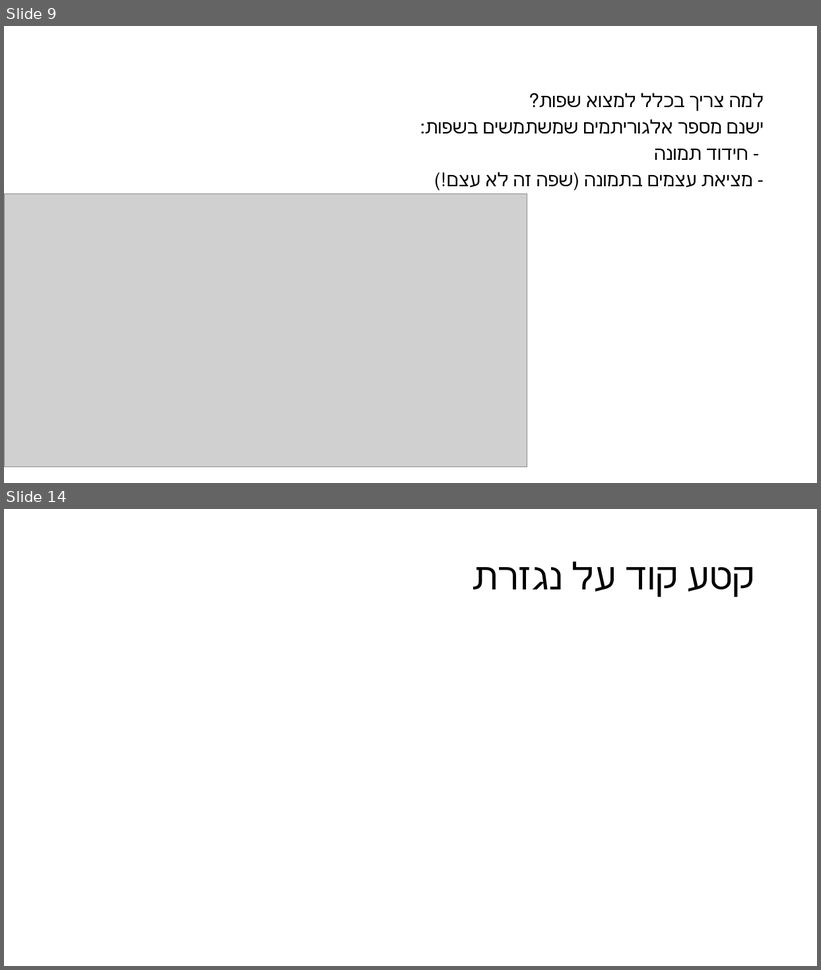
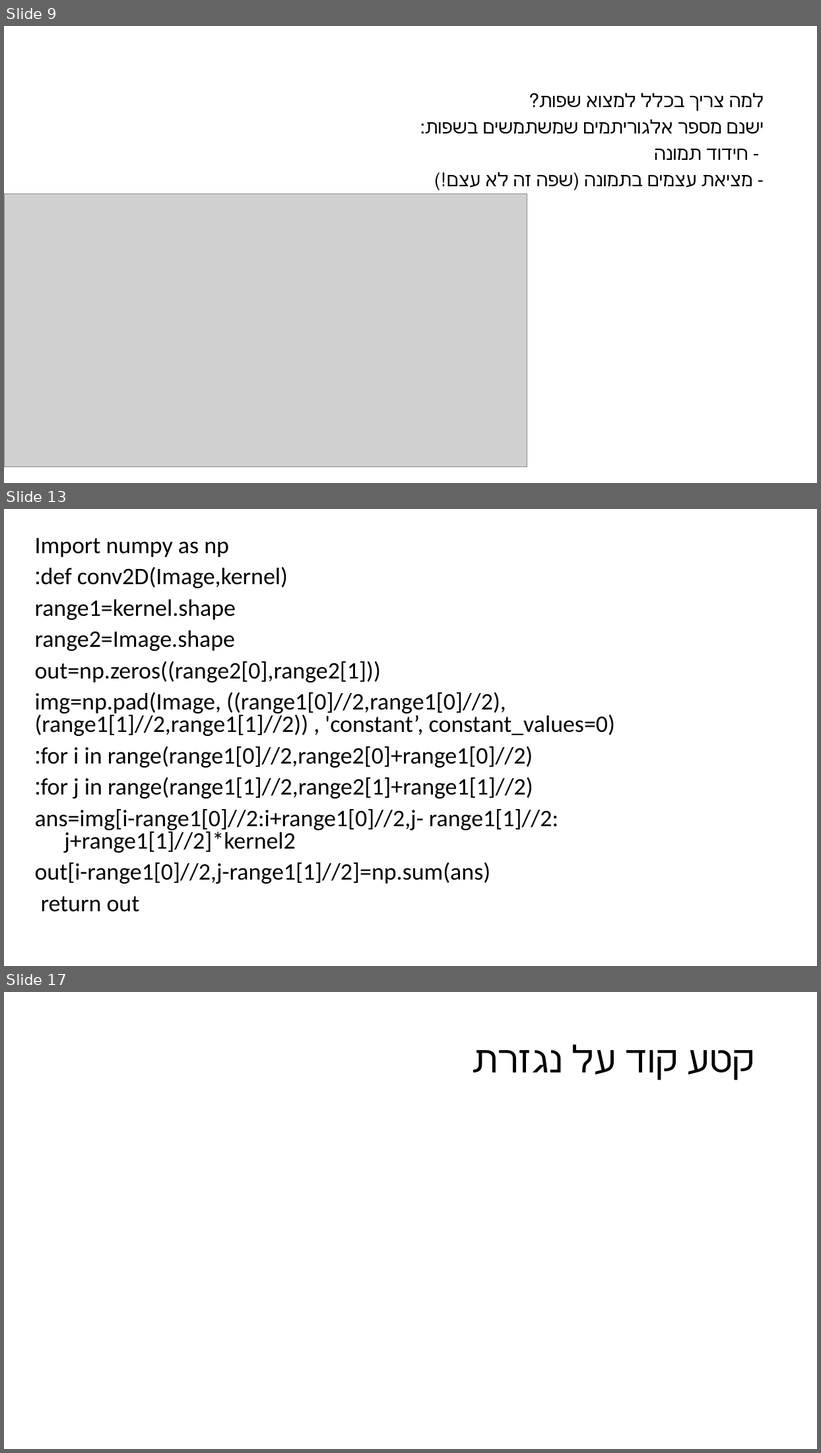
Before and after one commit to benyamindarmoni/Edge-Detection, a slide deck: מצגת.pptx. Shown one above the other, each under a label of ours: slides 9 and 14 before the commit, slides 9, 13 and 17 after it; the slides between them are not shown. The pictures are 821x970 and 821x1453 pixels, drawn with LibreOffice and Linux fonts; fonts in the diff are those of the drawing; grey boxes stand for pictures. Boxes give left, top, right and bottom in pixels: in the first picture for what was removed or moved away, otherwise in the second. Text is boxed around its words. In the diff, an @@ line names an element or a change of style, - is before the commit and + after.

```diff
--- a/מצגת.pptx
+++ b/מצגת.pptx
@@ slide 13 added at [4,509,817,966], background #FFFFFF @@
@@ text added at [35,538,615,912], 28 pt, text #000000 @@
+Import numpy as np
+def conv2D(Image,kernel):
+range1=kernel.shape
+range2=Image.shape
+out=np.zeros((range2[0],range2[1]))
+img=np.pad(Image, ((range1[0]//2,range1[0]//2), (range1[1]//2,range1[1]//2)) , 'constant’, constant_values=0)
+for i in range(range1[0]//2,range2[0]+range1[0]//2):
+for j in range(range1[1]//2,range2[1]+range1[1]//2):
+ans=img[i-range1[0]//2:i+range1[0]//2,j- range1[1]//2: j+range1[1]//2]*kernel2
+out[i-range1[0]//2,j-range1[1]//2]=np.sum(ans)
+return out
@@ what was slide 14 is now slide 17 @@
```
Also in this commit, not shown: 10 slides changed, 3 other slides added, 1 slide removed.
